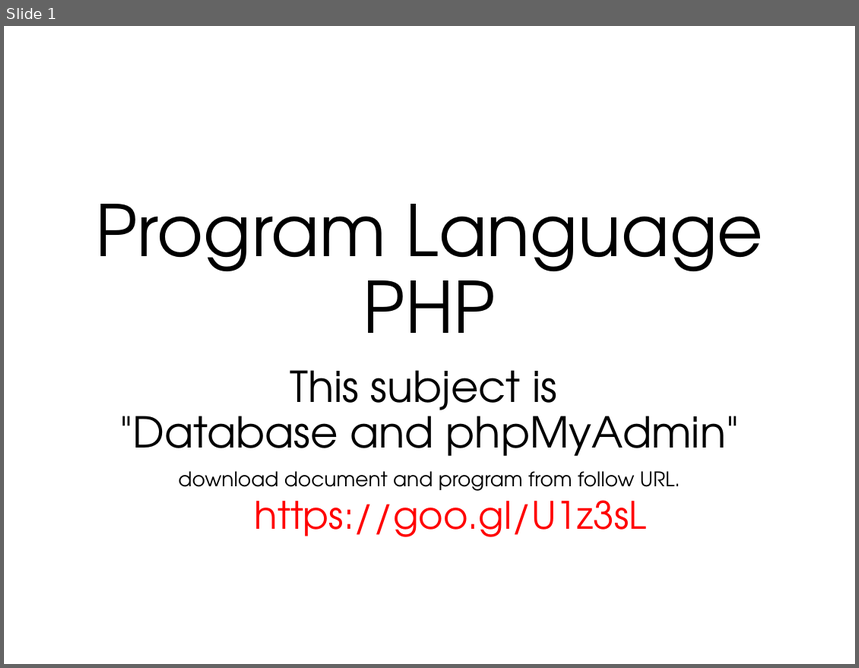
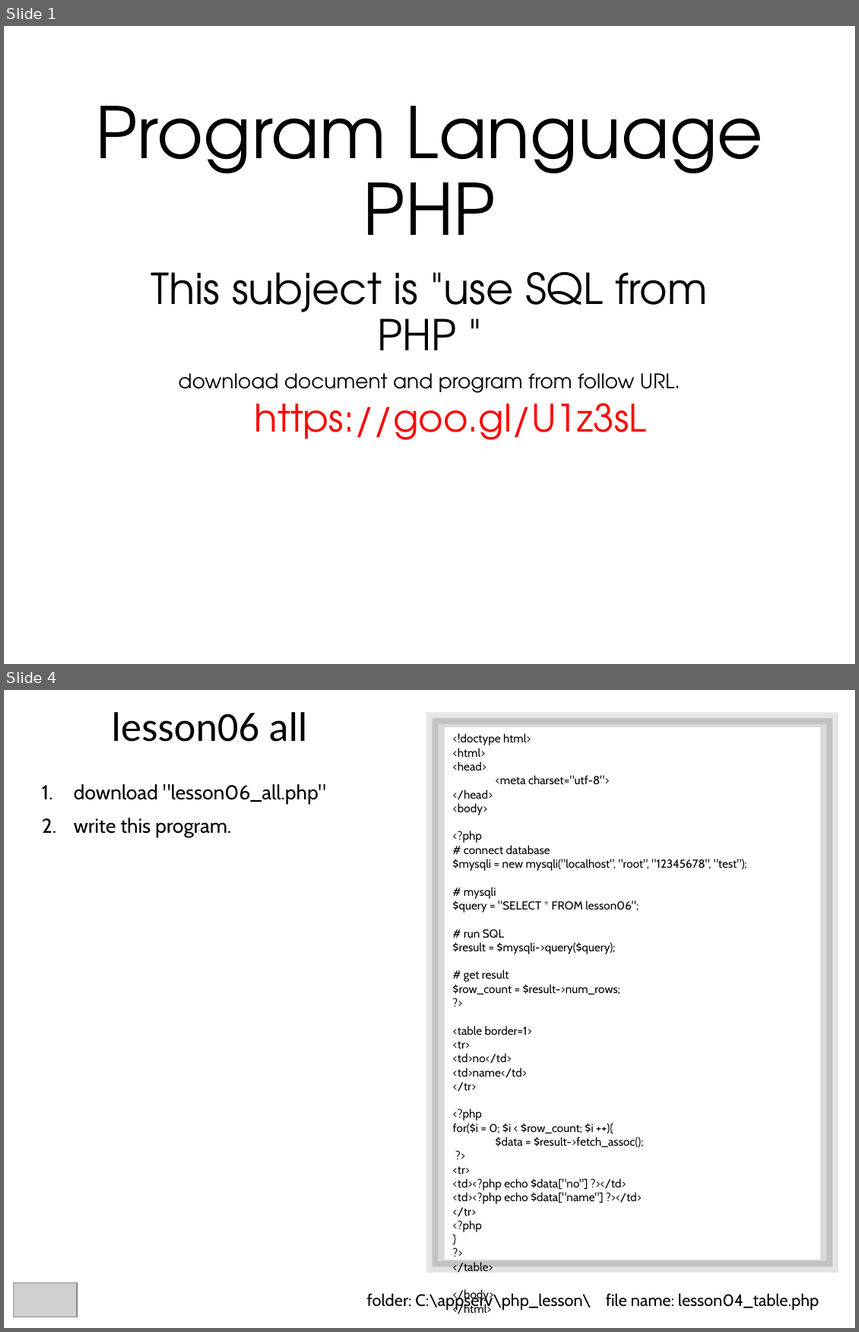
Before and after one commit to lastshogun13/php_lesson, a slide deck: ppt/lesson06.pptx. Shown one above the other, each under a label of ours: slide 1 before the commit, slides 1 and 4 after it; the slides between them are not shown. The pictures are 859x668 and 859x1332 pixels, drawn with LibreOffice and Linux fonts; fonts in the diff are those of the drawing; grey boxes stand for pictures. Boxes give left, top, right and bottom in pixels: in the first picture for what was removed or moved away, otherwise in the second. Text is boxed around its words. In the diff, an @@ line names an element or a change of style, - is before the commit and + after.

Commit message:
php_lesson

```diff
--- a/ppt/lesson06.pptx
+++ b/ppt/lesson06.pptx
@@ slide 4 added at box(4, 690, 855, 1328), background #FFFFFF @@
@@ title added at box(111, 712, 307, 742), 35 pt, text #000000 @@
+lesson06 all
@@ rectangle added at box(432, 718, 832, 1267), fill #000000 at 15% opacity, outline #000000 10 pt @@
@@ rectangle added at box(445, 727, 821, 1260), fill #FFFFFF, 9.8 pt, text #000000 @@
+<!doctype html>
+<html>
+<head>
+<meta charset="utf-8">
+</head>
+<body>
+<?php
+# connect database
+$mysqli = new mysqli("localhost", "root", "12345678", "test");
+# mysqli
+$query = "SELECT * FROM lesson06";
+# run SQL
+$result = $mysqli->query($query);
+# get result
+$row_count = $result->num_rows;
+?>
+<table border=1>
+<tr>
+<td>no</td>
+<td>name</td>
+</tr>
+<?php
+for($i = 0; $i < $row_count; $i ++){
+$data = $result->fetch_assoc();
+?>
+<tr>
+<td><?php echo $data["no"] ?></td>
+<td><?php echo $data["name"] ?></td>
+</tr>
+<?php
+}
+?>
+</table>
+</body>
+</html>
@@ text added at box(74, 784, 326, 837), 17 pt, text #000000 @@
+1. download "lesson06_all.php"
+2. write this program.
@@ picture added at box(13, 1284, 77, 1317) @@
@@ text added at box(367, 1292, 819, 1310), 14 pt, text #000000 @@
+folder: C:\appserv\php_lesson\ file name: lesson04_table.php
@@ slide 1 changed as well @@
@@ title "Program Language PHP": place and size @@
-title "Program Language PHP" at box(96, 204, 764, 333)
+title "Program Language PHP" at box(96, 106, 764, 235)
@@ subtitle "This subject is "use SQL ...": place and size @@
-subtitle "This subject is "use SQL ..." at box(120, 370, 740, 537)
+subtitle "This subject is "use SQL ..." at box(151, 272, 708, 440)
@@ subtitle at box(151, 272, 708, 351): text changed @@
-This subject is
-"Database and phpMyAdmin"
+This subject is "use SQL from PHP "
```
Also in this commit, not shown: 2 other slides added, 7 slides removed, 7 other files.
